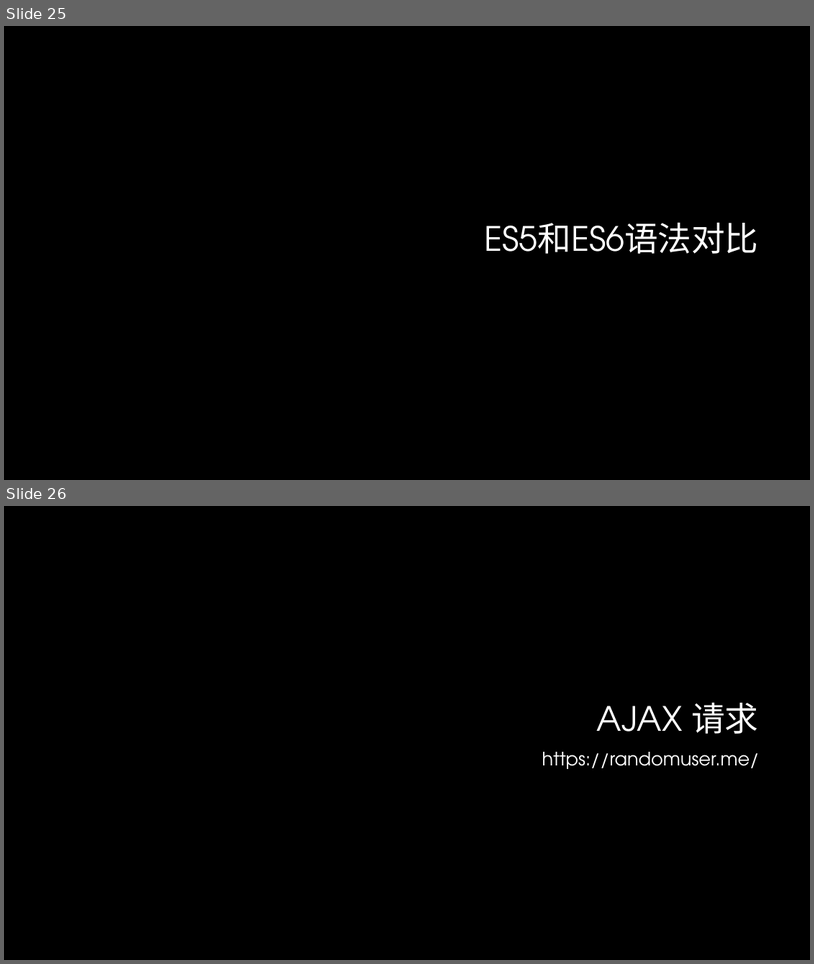
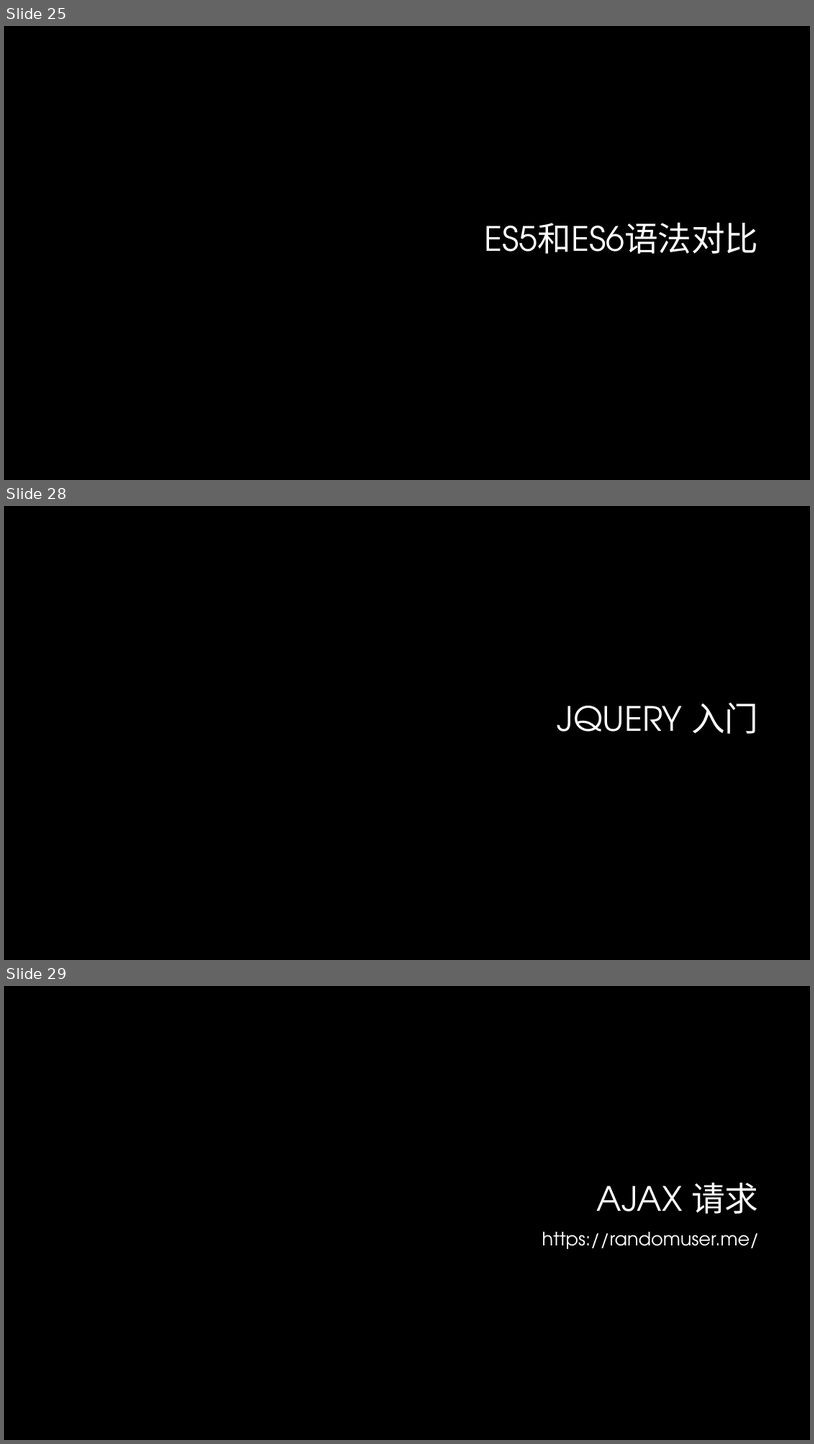
Before and after one commit to lee813/ECVFrontend, a slide deck: 前端课程.pptx. Shown one above the other, each under a label of ours: slides 25 and 26 before the commit, slides 25, 28 and 29 after it; the slides between them are not shown. The pictures are 814x964 and 814x1444 pixels, drawn with LibreOffice and Linux fonts; fonts in the diff are those of the drawing; background and template pictures are left out. Boxes give left, top, right and bottom in pixels: in the first picture for what was removed or moved away, otherwise in the second. Text is boxed around its words. In the diff, an @@ line names an element or a change of style, - is before the commit and + after.

```diff
--- a/前端课程.pptx
+++ b/前端课程.pptx
@@ slide 28 added at <box>4,506,810,960</box>, background #000000 @@
@@ title added at <box>558,703,759,734</box>, 40 pt, text #FFFFFF @@
+JQUERY 入门
@@ what was slide 26 is now slide 29 @@
```
Also in this commit, not shown: 1 slide changed, 3 other slides added, 6 other files.
